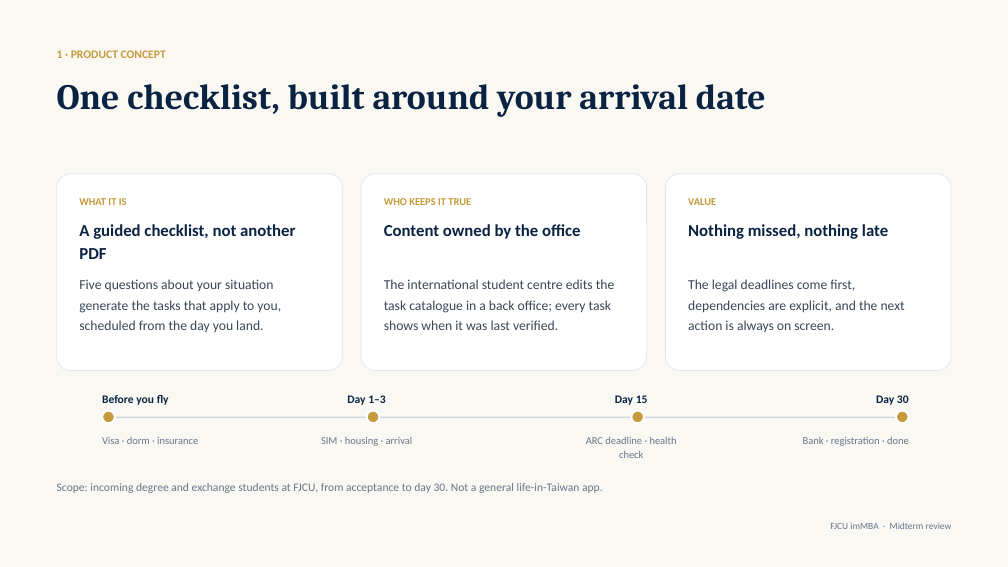
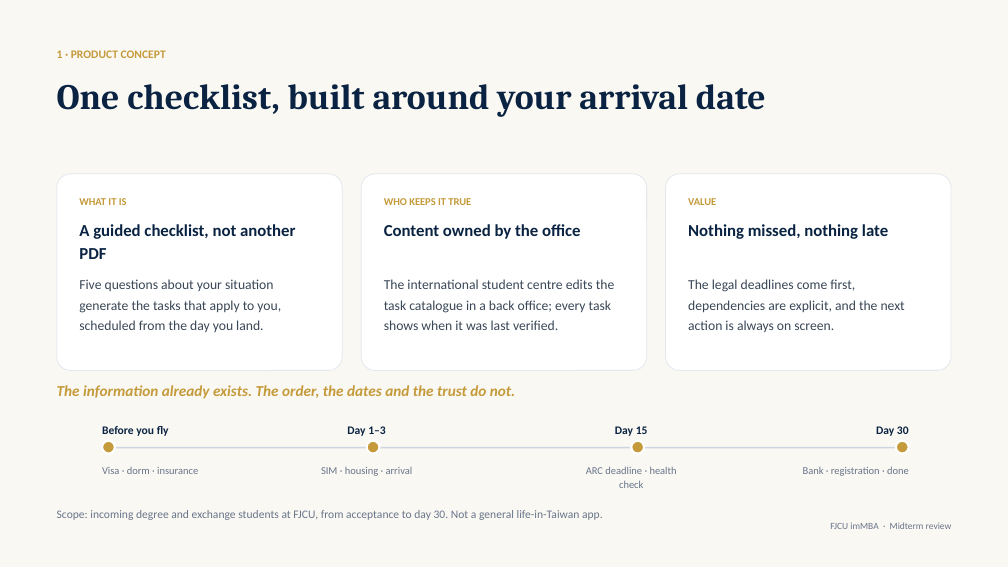
Before and after one commit to candelavaron-web/fjcu-immba-website, a slide deck: slide 3 of midterm.pptx. Drawn at 1008x567 pixels with LibreOffice and Linux fonts; fonts in the diff are those of the drawing. Boxes give left, top, right and bottom in pixels: in the first picture for what was removed or moved away, otherwise in the second. Text is boxed around its words. In the diff, an @@ line names an element or a change of style, - is before the commit and + after.

```diff
--- a/midterm.pptx
+++ b/midterm.pptx
@@ text added at bbox=[57, 385, 515, 399], 14.5 pt, text #C49A3A, bold, italic @@
+The information already exists. The order, the dates and the trust do not.
@@ 8 texts, 4 ellipses, 1 rectangle: place and size @@
-8 texts, 4 ellipses, 1 rectangle at bbox=[102, 395, 909, 458]
+8 texts, 4 ellipses, 1 rectangle at bbox=[102, 426, 909, 488]
@@ text "Scope: incoming degree and exchange ...": place and size @@
-text "Scope: incoming degree and exchange ..." at bbox=[57, 483, 603, 493]
+text "Scope: incoming degree and exchange ..." at bbox=[57, 510, 603, 520]
```
Also in this commit, not shown: 1 other slide changed, 3 other files.
